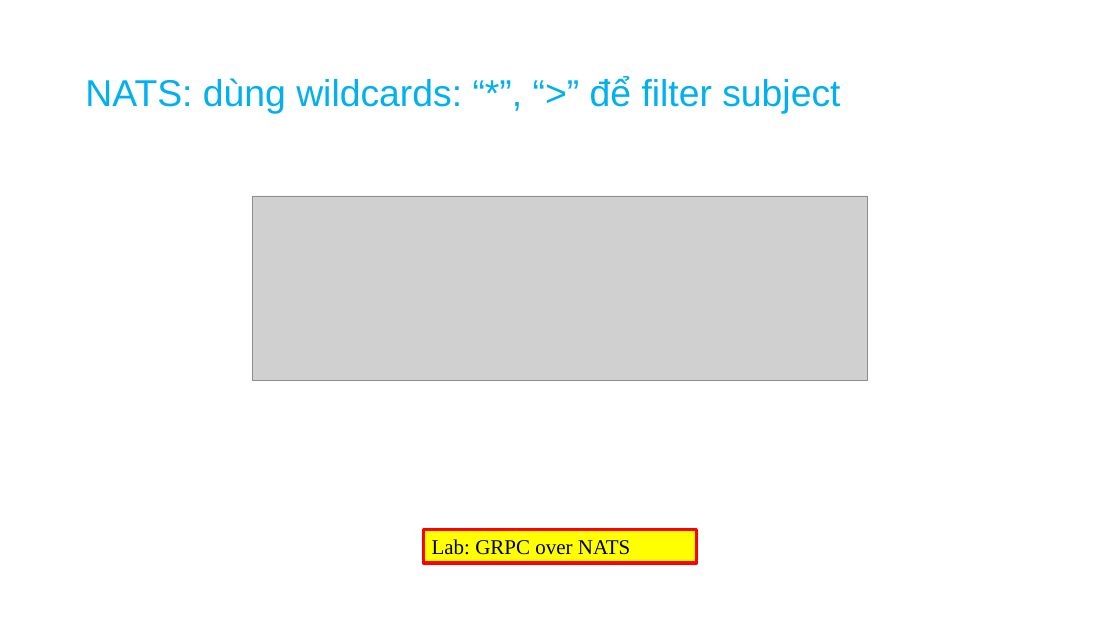
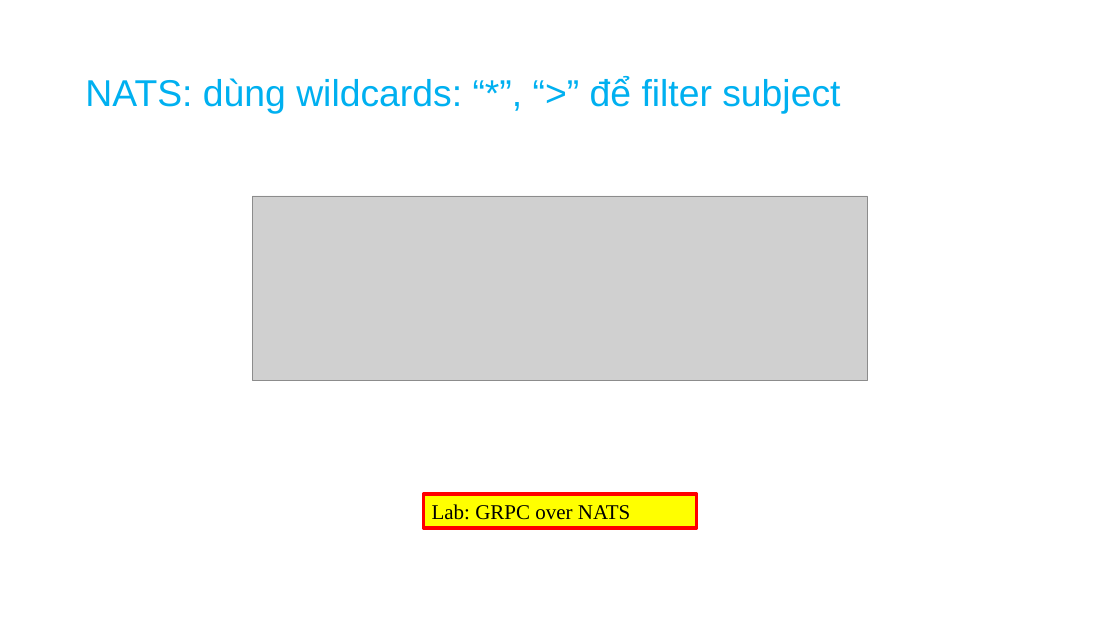
Before and after one commit to tuanndd/microservices-labs, a slide deck: slide 12 of module-3/Building-Microservices-Inter-Process-Communication-in-a-Microservices-Architecture.pptx. Drawn at 1120x630 pixels with LibreOffice and Linux fonts; fonts in the diff are those of the drawing; grey boxes stand for pictures. Boxes give left, top, right and bottom in pixels: in the first picture for what was removed or moved away, otherwise in the second. Text is boxed around its words. In the diff, an @@ line names an element or a change of style, - is before the commit and + after.

```diff
--- a/module-3/Building-Microservices-Inter-Process-Communication-in-a-Microservices-Architecture.pptx
+++ b/module-3/Building-Microservices-Inter-Process-Communication-in-a-Microservices-Architecture.pptx
@@ rectangle "Lab: GRPC over NATS": place and size @@
-rectangle "Lab: GRPC over NATS" at [423, 529, 697, 563]
+rectangle "Lab: GRPC over NATS" at [423, 494, 697, 528]
```
Also in this commit, not shown: 3 other slides changed, 7 other files.
